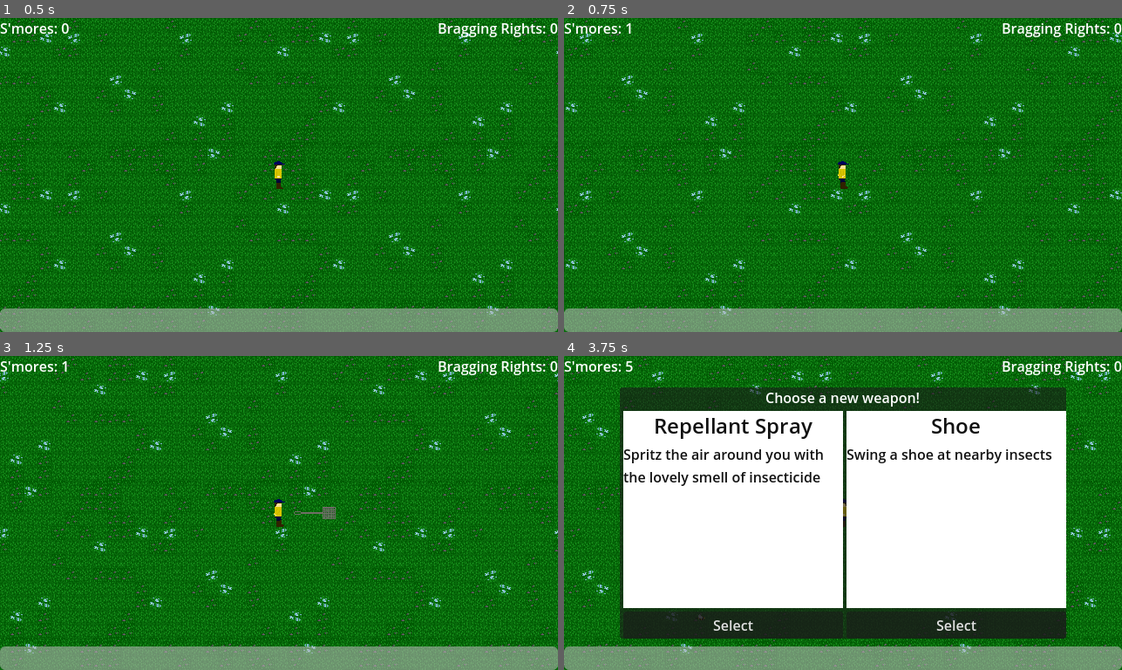
Above: before the commit, frames 1-4 (two rows, left to right).
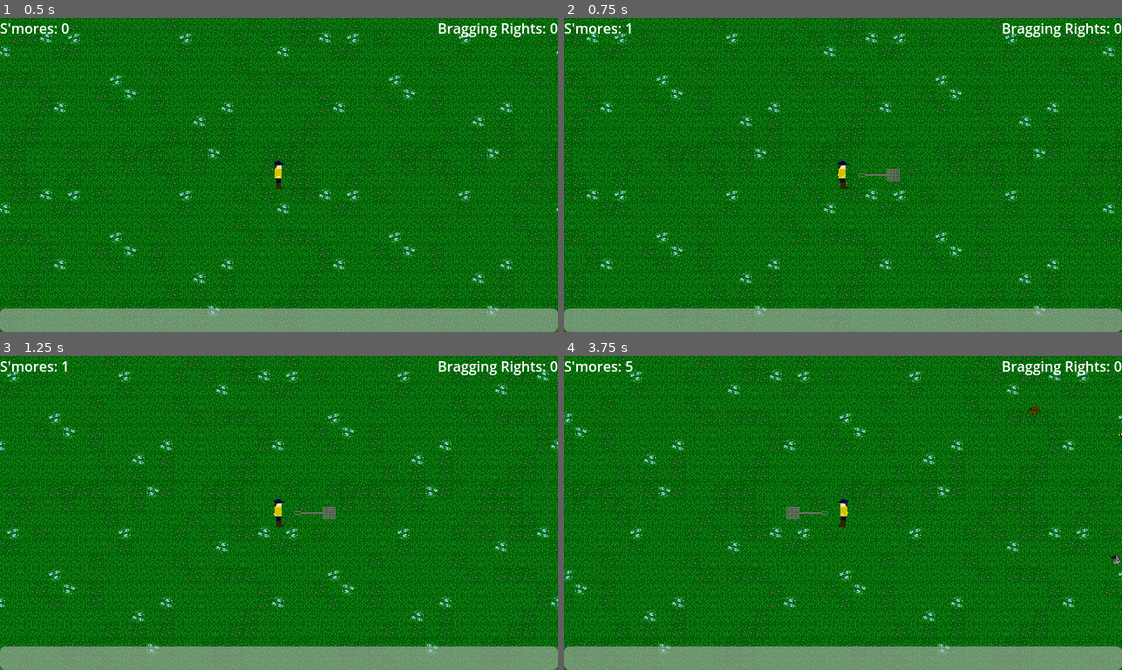
Above: after the commit, the same moments.

Repository: the-g-force/happy-camper
Game: Godot game, scene res://world.tscn
Same seed, same stepped clock (60 frames per second), same inputs: the game is played once before the commit and once after it.
Inputs:
- Up to frame 1 (0.5 s): no input
- Up to frame 2 (0.75 s): tap Enter at 0.5 s; hold Right (right) from 0.53 s (still down); tap ` (gain_smore) at 0.6 s
- Up to frame 3 (1.25 s): keep holding Right (right)
- Up to frame 4 (3.75 s): release Right (right) at 1.28 s; hold Down (down) 1.28-2.03 s; tap ` (gain_smore) every 0.75 s from 1.35 to 3.6 s; hold Right (right) 2.03-2.78 s; hold Up (up) 2.78-3.53 s; hold Left (left) from 3.53 s (still down)

Frame 1 is identical in both runs. In frame 2, 25% of the frame differs, in the area x 0-100%, y 0-100%; in frame 3, 26%; in frame 4, 72%.

Commit message:
Do some balancing

Diff:
--- a/project/enemy/enemy.gd
+++ b/project/enemy/enemy.gd
@@ -6,7 +6,7 @@
 const SPRITEFRAME_NAMES := ["ant", "spider", "bee", "fly"]
 
 @export var target : Player
-@export var speed := 200
+@export var speed := 20
 
 var _health := 1.0
 
@@ -16,6 +16,7 @@
 func _ready() -> void:
 	_load_animation()
 	_sprite.play("default")
+#	get_tree().create_tween().tween_property(self, "speed", 40, 10.0)
 
 
 func _physics_process(delta: float) -> void:
--- a/project/enemy/enemy.tscn
+++ b/project/enemy/enemy.tscn
@@ -25,6 +25,7 @@
 shape = SubResource("CircleShape2D_5t7qm")
 
 [node name="AnimatedSprite2D" type="AnimatedSprite2D" parent="."]
+z_index = 1
 sprite_frames = SubResource("SpriteFrames_b0oiq")
 
 [connection signal="body_entered" from="HitArea" to="." method="_on_hit_area_body_entered"]
--- a/project/enemy/enemy_spawner.gd
+++ b/project/enemy/enemy_spawner.gd
@@ -4,10 +4,11 @@
 signal enemy_killed
 
 @export var player : Player
-## the number of enemies spawned per second
+## the number of enemies spawned
 @export var escalation_curve : Curve
 ## the duration over which the escalation curve is traversed
 @export var game_length := 60.0
+@export var enemy_spawn_scale := 15.0
 
 var _game_time := 0.0
 
@@ -27,6 +28,7 @@
 	add_child(enemy)
 	enemy.target = player
 	enemy.global_position = at
+	enemy.speed += 20 + _get_spawn_time() * 3.5
 
 	enemy.died.connect(func(): enemy_killed.emit())
 
@@ -38,4 +40,4 @@
 
 ## returns time until next spawn
 func _get_spawn_time() -> float:
-	return 1.0 / escalation_curve.sample(_game_time / game_length)
+	return 1.0 / (escalation_curve.sample(_game_time / game_length) * enemy_spawn_scale)
--- a/project/enemy/enemy_spawner.tscn
+++ b/project/enemy/enemy_spawner.tscn
@@ -2,14 +2,14 @@
 
 [ext_resource type="Script" path="res://enemy/enemy_spawner.gd" id="1_vj3vg"]
 
-[sub_resource type="Curve" id="Curve_du5ti"]
-max_value = 20.0
-_data = [Vector2(0, 0.65934), 0.0, 0.0, 0, 0, Vector2(0.105263, 1.0989), 1.6405, 1.6405, 0, 0, Vector2(0.178947, 6.15384), 0.0, 0.0, 0, 0, Vector2(0.310526, 3.07692), 0.0, 0.0, 0, 0, Vector2(0.342105, 11.6484), 4.09231, 4.09231, 0, 0, Vector2(0.521053, 5.4945), 0.0, 0.0, 0, 0, Vector2(0.621053, 16.044), 52.4961, 52.4961, 0, 0, Vector2(0.836842, 20), 0.0, 0.0, 0, 0, Vector2(1, 1.97802), 0.0, 0.0, 0, 0]
-point_count = 9
+[sub_resource type="Curve" id="Curve_m6nac"]
+_data = [Vector2(0, 0.153846), 0.0, 0.0, 0, 0, Vector2(0.168421, 0.153846), 0.0, 0.0, 0, 0, Vector2(0.378947, 0.340659), -5.31468, -5.31468, 0, 0, Vector2(0.610526, 0.626374), -6.68132, -6.68132, 0, 0, Vector2(0.768421, 1), 0.0, 0.0, 0, 0, Vector2(0.842105, 0.56044), -3.41026, -3.41026, 0, 0, Vector2(1, 0.175824), 0.0, 0.0, 0, 0]
+point_count = 7
 
 [node name="EnemySpawner" type="Node2D"]
 script = ExtResource("1_vj3vg")
-escalation_curve = SubResource("Curve_du5ti")
+escalation_curve = SubResource("Curve_m6nac")
+enemy_spawn_scale = 20.0
 
 [node name="SpawnTimer" type="Timer" parent="."]
 one_shot = true
--- a/project/player/player.gd
+++ b/project/player/player.gd
@@ -7,7 +7,7 @@
 
 @export var speed := 100
 
-var health := 10
+var health := 30
 var smores := 0 :
 	set(value):
 		smores = value
--- a/project/weapons/flyswatter/flyswatter.tscn
+++ b/project/weapons/flyswatter/flyswatter.tscn
@@ -22,10 +22,11 @@
 texture = ExtResource("2_if8lk")
 
 [node name="ActiveTimer" type="Timer" parent="."]
-wait_time = 0.5
+wait_time = 0.75
 one_shot = true
 
 [node name="WaitTimer" type="Timer" parent="."]
+wait_time = 0.75
 one_shot = true
 autostart = true
 
--- a/project/weapons/repellant/repellant.gd
+++ b/project/weapons/repellant/repellant.gd
@@ -2,7 +2,7 @@
 
 ## Radians per second
 @export var rotation_speed := 0.7
-@export var wait_seconds := 1
+@export var wait_seconds := 0.5
 
 @onready var _area := $Area2D
 
--- a/project/weapons/rock/rock_weapon.tscn
+++ b/project/weapons/rock/rock_weapon.tscn
@@ -6,6 +6,7 @@
 script = ExtResource("1_2cxh8")
 
 [node name="Timer" type="Timer" parent="."]
+wait_time = 0.6
 autostart = true
 
 [connection signal="timeout" from="Timer" to="." method="_on_timer_timeout"]
--- a/project/weapons/shoe/shoe.gd
+++ b/project/weapons/shoe/shoe.gd
@@ -4,6 +4,8 @@
 
 @onready var _arm := $Arm
 @onready var _collision_shape := $Arm/Area2D/CollisionShape2D
+@onready var _swing_timer : Timer = $Timer
+
 
 func _ready() -> void:
 	_deactivate()
@@ -31,6 +33,7 @@
 func _deactivate() -> void:
 	_arm.visible = false
 	_collision_shape.disabled = true
+	_swing_timer.start()
 
 
 func _on_area_2d_body_entered(body: Node2D) -> void:
--- a/project/weapons/shoe/shoe.tscn
+++ b/project/weapons/shoe/shoe.tscn
@@ -24,6 +24,8 @@
 texture = ExtResource("1_qpxhw")
 
 [node name="Timer" type="Timer" parent="."]
+wait_time = 0.5
+one_shot = true
 autostart = true
 
 [connection signal="body_entered" from="Arm/Area2D" to="." method="_on_area_2d_body_entered"]
--- a/project/world.gd
+++ b/project/world.gd
@@ -12,7 +12,7 @@
 ]
 
 var _enemies_killed := 0
-var _upgrade_smore_thresholds := [5,10]
+var _upgrade_smore_thresholds := [10,30]
 var _weapon_sequence : Array[WeaponType]= []
 
 @onready var _player := $Player
--- a/project/world.tscn
+++ b/project/world.tscn
@@ -15,7 +15,6 @@
 
 [node name="Player" parent="." instance=ExtResource("1_w7vol")]
 position = Vector2(320, 196)
-speed = 300
 
 [node name="Camera2D" type="Camera2D" parent="Player"]
 
@@ -36,9 +35,9 @@
 offset_top = -27.0
 grow_horizontal = 2
 grow_vertical = 0
-max_value = 10.0
+max_value = 30.0
 step = 1.0
-value = 10.0
+value = 30.0
 show_percentage = false
 
 [node name="SmoresLabel" type="Label" parent="HUD"]
